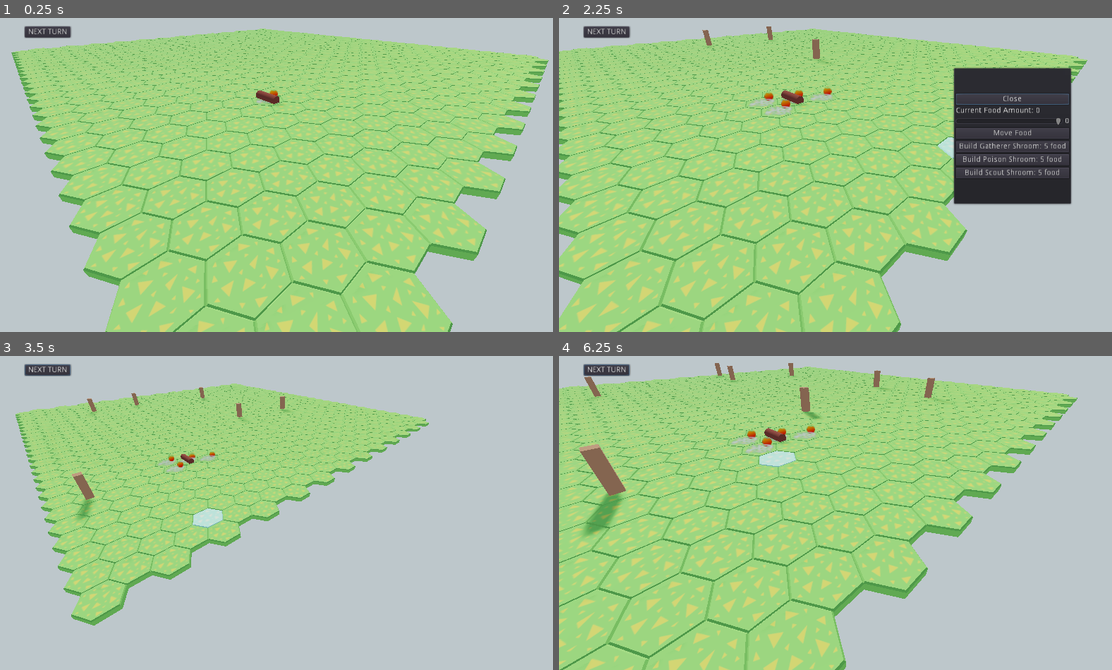
Above: before the commit, frames 1-4 (two rows, left to right).
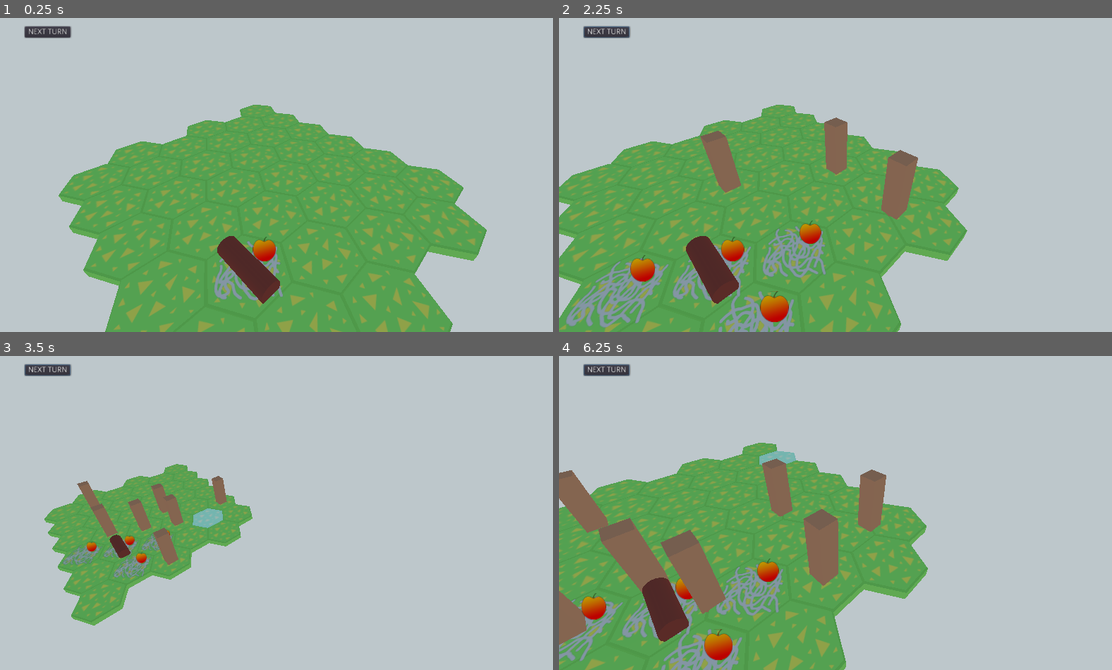
Above: after the commit, the same moments.

Repository: BVenturaDev/UMM
Game: Godot game, scene res://scenes/levels/main_level.tscn
Two runs of this game, one before a commit and one after it. Both use one fixed random seed, a clock stepped at 60 frames per second and the inputs below.
Inputs (mouse positions are in pixels of both pictures, inside the frame that each line leads up to):
- Up to frame 1 (0.25 s): no input
- Up to frame 2 (2.25 s): click "NEXT TURN" at 0.5 s; click "NEXT TURN" at 1.25 s; tap Enter (ui_accept) at 2 s; move the mouse to (962, 149) at 2.02 s; hold Right (ui_right) from 2.03 s (still down); click (962, 149) at 2.17 s
- Up to frame 3 (3.5 s): tap Enter (ui_accept) at 2.27, 3.02 s; move the mouse to (171, 522) at 2.77 s; release Right (ui_right) at 2.78 s; hold Down (ui_down) from 2.78 s (still down)
- Up to frame 4 (6.25 s): move the mouse to (896, 431) at 3.52 s; release Down (ui_down) at 3.53 s; hold Right (ui_right) 3.53-4.28 s; move the mouse to (813, 569) at 4.27 s; hold Up (ui_up) 4.28-5.03 s; click (813, 569) at 4.42 s; tap Enter (ui_accept) at 4.52, 5.27, 6.02 s; move the mouse to (1012, 553) at 5.02 s; hold Left (ui_left) from 5.03 s (still down); move the mouse to (669, 456) at 5.77 s

The runs differ from the first frame. In frame 1, 69% of the frame differs, in the area x 2-100%, y 3-100%; in frame 2, 72%, in the area x 0-96%, y 2-100%; in frame 3, 28%; in frame 4, 64%.

Commit message:
The critter can eat the shroom

Diff:
--- a/scenes/entities/critter.tscn
+++ b/scenes/entities/critter.tscn
@@ -28,7 +28,7 @@
 tween = NodePath("Tween")
 state_machine = NodePath("state_machine")
 mesh_instance = NodePath("Area/MeshInstance")
-max_age = 12
+max_age = 1000
 
 [node name="state_machine" type="Node" parent="."]
 script = ExtResource( 2 )
--- a/scenes/entities/gather_shroom.tscn
+++ b/scenes/entities/gather_shroom.tscn
@@ -276,7 +276,7 @@
 material/0 = null
 
 [node name="BoneAttachment" type="BoneAttachment" parent="Armature/Skeleton"]
-transform = Transform( 0.66512, -0.746737, -8.49783e-08, 0.746737, 0.66512, -3.4525e-08, 8.23018e-08, -4.04932e-08, 1, -0.58625, 0.365025, -3.90848e-08 )
+transform = Transform( 1, 0, 0, 0, 1, 0, 0, 0, 1, 0, 0.694476, 0 )
 bone_name = "Bone.002"
 
 [node name="AnimatedSprite3D" type="AnimatedSprite3D" parent="Armature/Skeleton/BoneAttachment"]
--- a/scenes/entities/poison_shroom.tscn
+++ b/scenes/entities/poison_shroom.tscn
@@ -254,18 +254,18 @@
 material/0 = null
 
 [node name="BoneAttachment" type="BoneAttachment" parent="Armature/Skeleton"]
-transform = Transform( 0.560914, -0.827874, 2.25003e-08, 0.827874, 0.560914, 1.38386e-07, -1.27187e-07, -5.89951e-08, 1, -0.666314, 0.244368, -6.29638e-08 )
+transform = Transform( 1, 0, 2.38419e-07, 0, 1, 0, -2.38419e-07, 0, 1, 0, 0.712992, 0 )
 bone_name = "Bone.002"
 
 [node name="AnimatedSprite3D" type="AnimatedSprite3D" parent="Armature/Skeleton/BoneAttachment"]
 transform = Transform( -1.09278e-08, 0, 0.25, 0, 0.25, 0, -0.25, 0, -1.09278e-08, 0.613793, 0.954, -0.096362 )
-frames = SubResource( 3 )
+frames = SubResource( 8 )
 frame = 3
 
 [node name="AnimationPlayer" type="AnimationPlayer" parent="."]
-anims/death = SubResource( 4 )
-anims/left_and_right = SubResource( 5 )
-anims/look_back = SubResource( 6 )
+anims/death = SubResource( 9 )
+anims/left_and_right = SubResource( 10 )
+anims/look_back = SubResource( 11 )
 anims/wiggle = SubResource( 7 )
 
 [node name="kill_timer" type="Timer" parent="."]
--- a/scenes/levels/main_level.tscn
+++ b/scenes/levels/main_level.tscn
@@ -52,7 +52,7 @@
 [node name="nature_turn" type="Node" parent="state_machine"]
 script = ExtResource( 8 )
 spawn_critter_turns = 1
-max_critter_alive = 8
+max_critter_alive = 7
 
 [node name="grid" parent="." instance=ExtResource( 2 )]
 
@@ -88,6 +88,7 @@
 
 [node name="DirectionalLight" type="DirectionalLight" parent="WorldEnvironment"]
 transform = Transform( 0.34202, -0.538986, 0.769751, 7.16125e-08, 0.819152, 0.573577, -0.939693, -0.196175, 0.280166, 228.275, 154.801, 48.0567 )
+visible = false
 light_energy = 2.0
 shadow_enabled = true
 
--- a/src/entities/critter.gd
+++ b/src/entities/critter.gd
@@ -6,6 +6,8 @@
 	DEAD
 	}
 
+const FOOD_AMOUNT: int = 10
+
 export(NodePath) onready var tween = get_node(tween) as Tween
 export(NodePath) onready var state_machine = get_node(state_machine) as Node
 export(NodePath) onready var mesh_instance = get_node(mesh_instance) as MeshInstance
@@ -13,6 +15,8 @@
 export(int) var max_age := 6
 export var age := 0
 var is_eating := false
+var is_poisoned := false
+var eating_mushroom : Object = null setget set_eating_mushroom
 var current_tile: Tile setget set_current_tile
 
 func set_current_tile(new_tile: Tile) -> void:
@@ -27,6 +31,12 @@
 	# Assign to the new tile
 	move_to_tile(current_tile)
 
+func set_eating_mushroom(new_shroom) -> void:
+	if not is_instance_valid(new_shroom):
+		is_eating = false
+	else:
+		is_eating = true
+	eating_mushroom = new_shroom
 
 func _ready() -> void:
 	for state in state_machine.get_children():
@@ -70,3 +80,10 @@
 
 func get_close_neighbors() -> Array:
 	return current_tile.close_neighbors
+
+func get_tiles_with_shroom() -> Array:
+	var tiles_with_shroom = []
+	for neighbor in get_close_neighbors():
+		if is_instance_valid(neighbor.cur_shroom):
+			tiles_with_shroom.append(neighbor.cur_shroom)
+	return tiles_with_shroom
--- a/src/props/tile.gd
+++ b/src/props/tile.gd
@@ -22,10 +22,10 @@
 var turn_used: bool = false
 var close_neighbors : Array
 var region_neighbors : Array
+
 var critter: Object = null setget set_critter
-
 var cur_shroom: Object = null setget set_cur_shroom
-var cur_resource: Object = null
+var cur_resource: Object = null setget set_cur_resource
 var move_amount: int = 0
 
 
@@ -43,25 +43,29 @@
 	$InitTimer.start()
 	yield($InitTimer,"timeout")
 	$InitTimer.queue_free()
-	self.critter = null
-	self.cur_shroom = null
+	self.critter = critter
+	self.cur_shroom = cur_shroom
+	self.cur_resource = cur_resource
 	close_neighbors = Globals.grid.find_neighbors(x, y)
 	region_neighbors = Globals.grid.find_region(x, y)
 
 func set_critter(new_value: Object) -> void:
+	update_entitie_state(new_value)
+	critter = new_value
+
+func set_cur_shroom(new_value: Object) -> void:
+	update_entitie_state(new_value)
+	cur_shroom = new_value
+
+func set_cur_resource(new_value: Object) -> void:
+	update_entitie_state(new_value)
+	cur_resource = new_value
+
+func update_entitie_state(new_value: Object) -> void:
 	if not new_value:
 		TilesReferences.tile_without_entitie(self)
 	else:
 		TilesReferences.tile_with_entitie(self)
-	critter = new_value
-
-func set_cur_shroom(new_value: Object) -> void:
-	if not new_value:
-		TilesReferences.tile_without_entitie(self)
-	else:
-		TilesReferences.tile_with_entitie(self)
-	cur_shroom = new_value
-
 func spawn_food() -> void:
 	var new_food = food.instance()
 	add_child(new_food)
@@ -98,7 +102,7 @@
 		var new_log: Object = resource_log.instance()
 		add_child(new_log)
 		new_log.transform.origin = resource_pos.transform.origin
-		cur_resource = new_log
+		self.cur_resource = new_log
 
 # Called when the tile was clicked
 func clicked() -> void:
@@ -125,7 +129,7 @@
 		add_child(new_shroom)
 		new_shroom.transform.origin = resource_pos.transform.origin
 		new_shroom.owner_tile = self
-		cur_shroom = new_shroom
+		self.cur_shroom = new_shroom
 		remove_num_food(5)
 
 func build_scout_shroom() -> void:
@@ -134,7 +138,7 @@
 		add_child(new_shroom)
 		new_shroom.transform.origin = resource_pos.transform.origin
 		new_shroom.owner_tile = self
-		cur_shroom = new_shroom
+		self.cur_shroom = new_shroom
 		remove_num_food(5)
 
 func move_food(var amount: int) -> void:
--- a/src/singletons/globals.gd
+++ b/src/singletons/globals.gd
@@ -4,7 +4,7 @@
 const DEBUG: bool = true
 const DEBUG_SM: bool = false
 # Map size - *** MUST BE EVEN ***
-const MAP_SIZE: int = 26
+const MAP_SIZE: int = 6
 
 var grid: Object
 var build_ui: Object
--- a/src/states/critter/attracted_to_poison.gd
+++ b/src/states/critter/attracted_to_poison.gd
@@ -4,7 +4,6 @@
 
 var state_machine
 var critter: Critter
-var target_shroom: Tile
 
 
 func enter():
@@ -19,4 +18,8 @@
 
 func move_to_target() -> void:
 	# Not Implemented yed
-	exit("wander")
+	if critter.is_eating:
+		critter.current_tile = critter.eating_mushroom.owner_tile
+		critter.eating_mushroom.kill()
+		critter.eating_mushroom = null
+	exit("end_turn")
--- a/src/states/critter/begin_turn.gd
+++ b/src/states/critter/begin_turn.gd
@@ -17,6 +17,8 @@
 
 
 func decide_what_do() -> String:
+	if critter.is_eating:
+		return "move_to_shroom"
 	if is_mushroom_close() or critter.is_eating:
 		return "eat"
 	if is_there_shroom_in_area():
--- a/src/states/critter/die.gd
+++ b/src/states/critter/die.gd
@@ -4,11 +4,16 @@
 var critter: Critter
 
 func enter():
+	assert(GameSignals.connect("exit_nature_turn", self, "_post_dead_action") == 0)
 	GameSignals.emit_signal("critter_died")
 	critter.life_state = critter.LifeState.DEAD
 	critter.mesh_instance.mesh.material.albedo_color = Color.red
 
 func exit(next_state):
+	GameSignals.disconnect("exit_nature_turn", self, "_post_dead_action")
 	if Globals.DEBUG:
 		print("Exiting state: ", name)
 	state_machine.change_to(next_state)
+
+func _post_dead_action() -> void:
+	pass
--- a/src/states/critter/eat.gd
+++ b/src/states/critter/eat.gd
@@ -9,11 +9,23 @@
 	if DEBUG:
 		print("Entering state", name)
 	# Do action eat?
+	eat_shroom()
 	critter.mesh_instance.mesh.material.albedo_color = Color.darkgoldenrod
-	critter.is_eating = true
 	exit("end_turn")
 
 func exit(next_state):
 	if DEBUG:
 		print("Exiting state: ", name)
 	state_machine.change_to(next_state)
+
+func eat_shroom() -> void:
+	var nearby_shrooms = critter.get_tiles_with_shroom()
+
+	for shroom in nearby_shrooms:
+		if shroom.is_in_group("poison"):
+			critter.eating_mushroom = shroom
+			break
+	# If there are not poisoned close eat any
+	if not critter.eating_mushroom:
+		nearby_shrooms.shuffle()
+		critter.eating_mushroom = nearby_shrooms.pop_front()
Not shown: 4 places in scenes/entities/poison_shroom.tscn that only renumber resources
